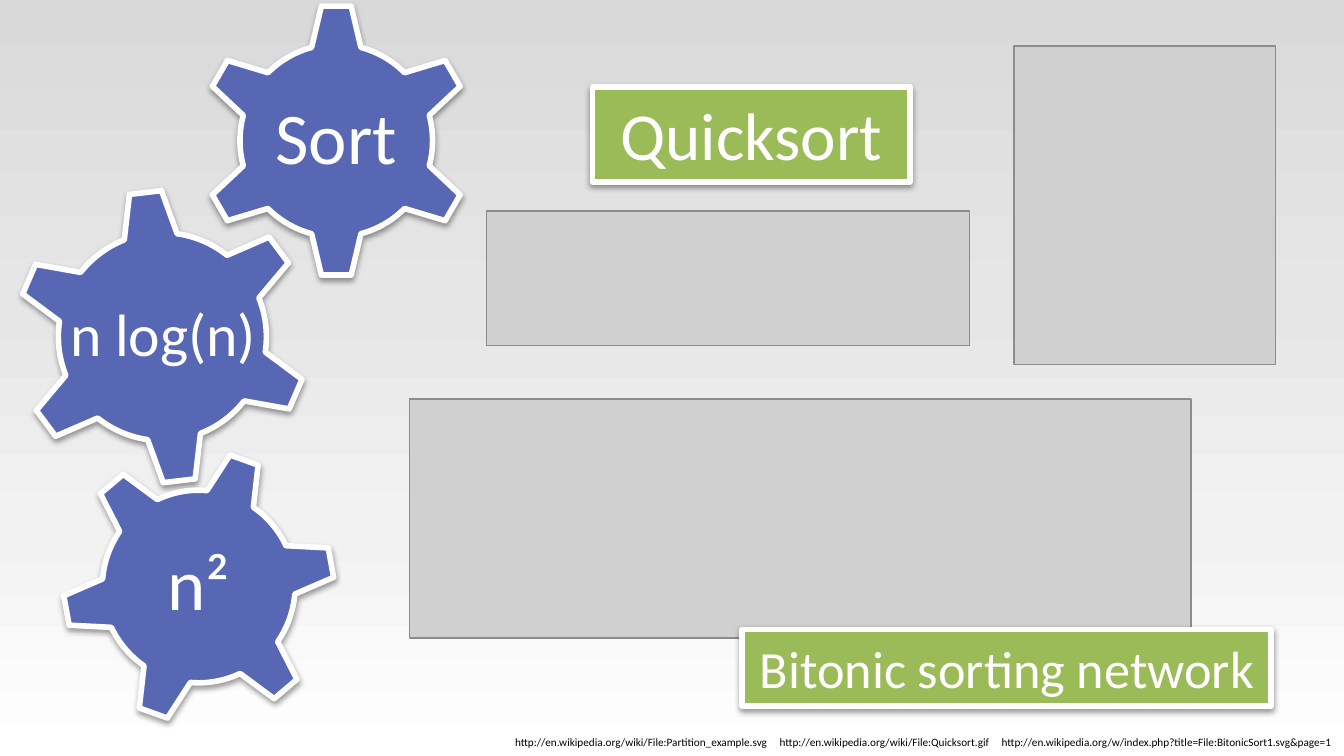
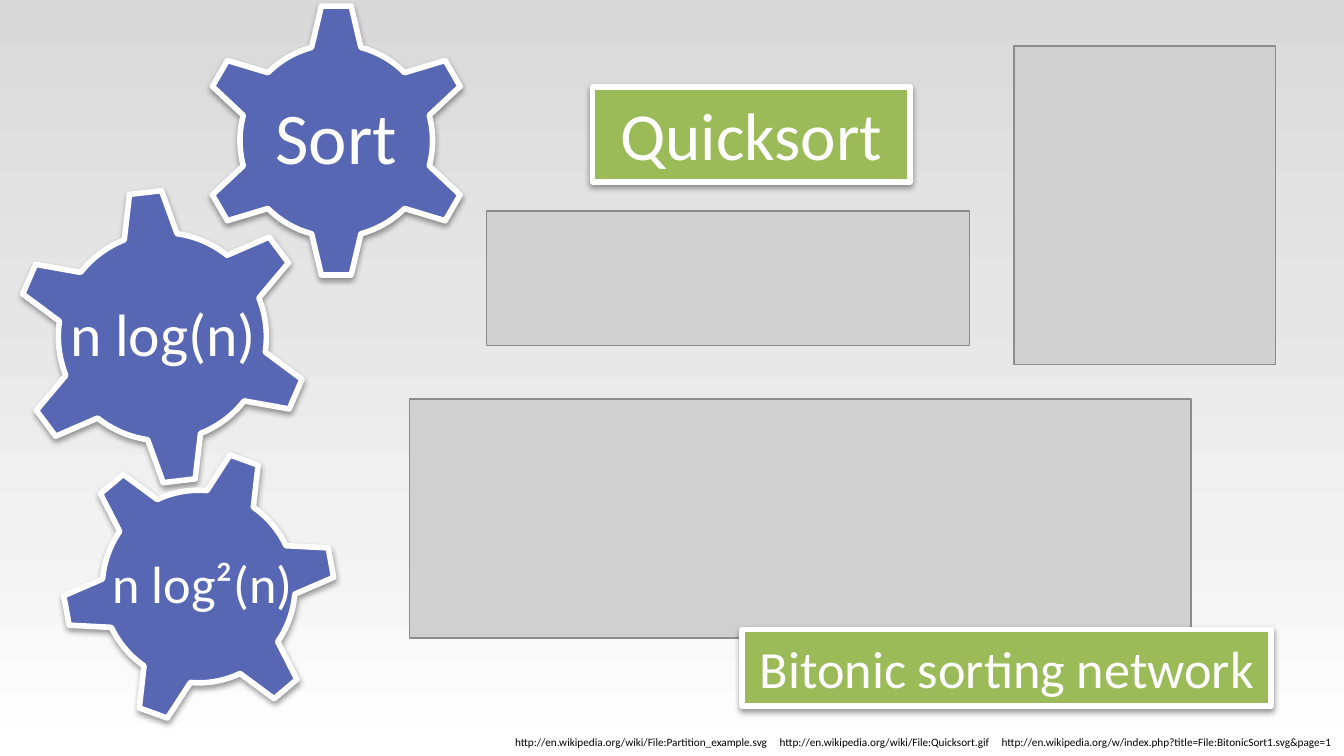
Before and after one commit to bernhardmgruber/bachelor_thesis, a slide deck: slide 7 of presentations/BAS_1/OpenCL.pptx. Drawn at 1344x756 pixels with LibreOffice and Linux fonts; fonts in the diff are those of the drawing; grey boxes stand for pictures. Boxes give left, top, right and bottom in pixels: in the first picture for what was removed or moved away, otherwise in the second. Text is boxed around its words. In the diff, an @@ line names an element or a change of style, - is before the commit and + after.

```diff
--- a/presentations/BAS_1/OpenCL.pptx
+++ b/presentations/BAS_1/OpenCL.pptx
@@ text at [112, 562, 293, 616]: text changed; size 39 to 28 pt @@
-n²
+n log²(n)
```
Also in this commit, not shown: 1 other slide changed.
